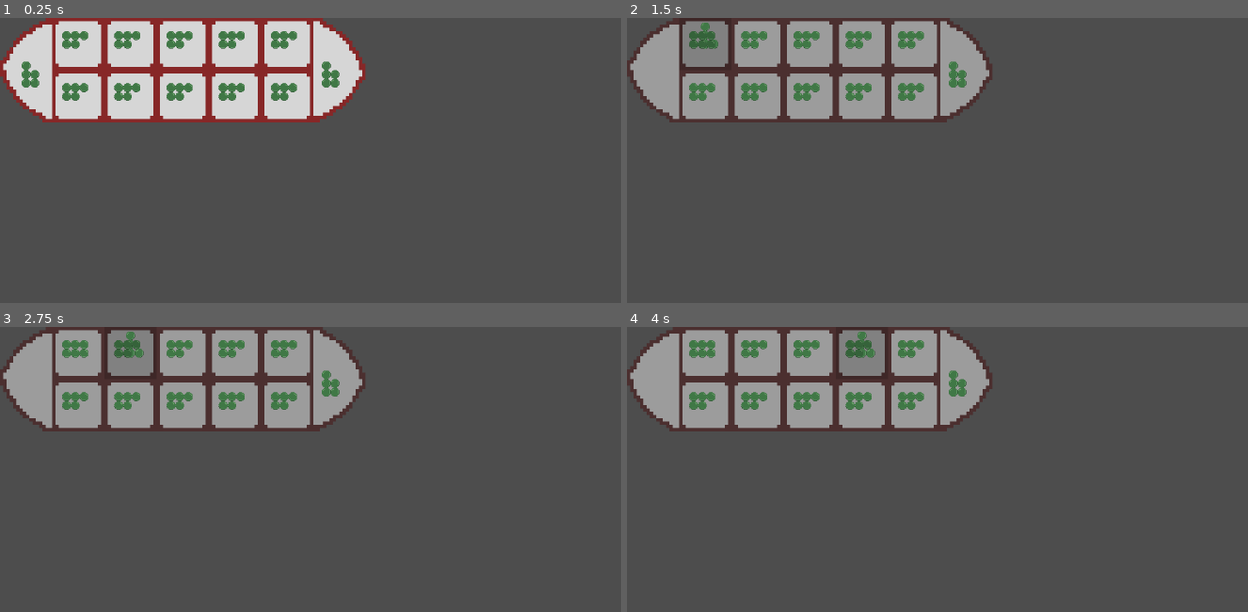
Above: before the commit, frames 1-4 (two rows, left to right).
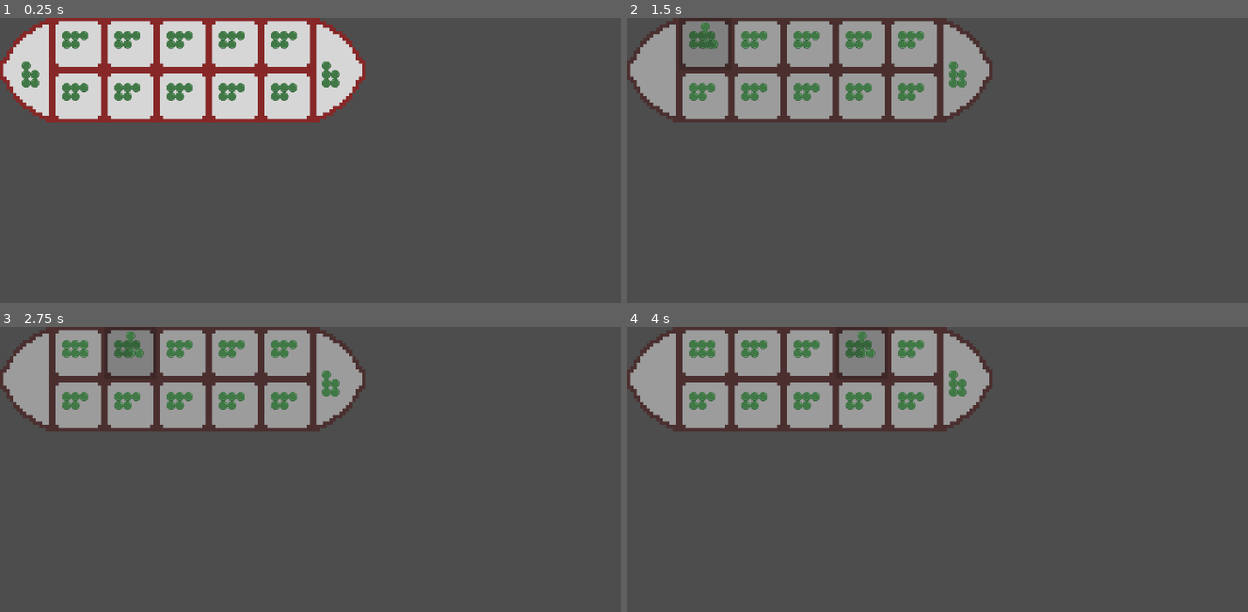
Above: after the commit, the same moments.

Repository: thannicko/QuanCaptureGame
Game: Godot game, scene res://scenes/board.tscn
Same seed, same stepped clock (60 frames per second), same inputs: the game is played once before the commit and once after it.
Inputs (mouse positions are in pixels of both pictures, inside the frame that each line leads up to):
- Up to frame 1 (0.25 s): no input
- Up to frame 2 (1.5 s): tap Enter at 0.5 s; move the mouse to (651, 69) at 0.52 s; click (651, 69) at 0.67 s; tap Space at 1.25 s; move the mouse to (707, 43) at 1.27 s; click (707, 43) at 1.42 s
- Up to frame 3 (2.75 s): tap Enter at 2 s; move the mouse to (130, 352) at 2.02 s; click (130, 352) at 2.17 s
- Up to frame 4 (4 s): tap Space at 2.75 s; move the mouse to (807, 352) at 2.77 s; click (807, 352) at 2.92 s; tap Enter at 3.5 s; move the mouse to (862, 352) at 3.52 s; click (862, 352) at 3.67 s

The runs differ from the first frame. In frame 1, 0.5% of the frame differs, in the area x 0-59%, y 0-37%; in frame 2, 0.5%; in frame 3, 0.5%; in frame 4, 0.5%.

Commit message:
Fix the borders

Diff:
--- a/scenes/squarebig.tscn
+++ b/scenes/squarebig.tscn
@@ -30,8 +30,8 @@
 [node name="Sprite2D2" type="Sprite2D" parent="Sprite"]
 texture_filter = 1
 position = Vector2(0, 8)
-rotation = -1.5708
 texture = ExtResource("2_5hc2s")
+flip_v = true
 
 [node name="DisableSquare" type="Node2D" parent="."]
 position = Vector2(8, 16)
@@ -44,8 +44,8 @@
 [node name="Sprite2D2" type="Sprite2D" parent="DisableSquare"]
 texture_filter = 1
 position = Vector2(0, 8)
-rotation = -1.5708
 texture = ExtResource("3_o7wp7")
+flip_v = true
 
 [node name="Rockpile" parent="." instance=ExtResource("3_g1rkm")]
 position = Vector2(4, 20)
Binary file changed: assets/DisableHalfMoon.png
Not shown, added: assets/DisableHalfMoonFlipped.png.import
Binary file changed: assets/HalfMoon.png
Not shown, added: assets/HalfMoonFlipped.png.import
